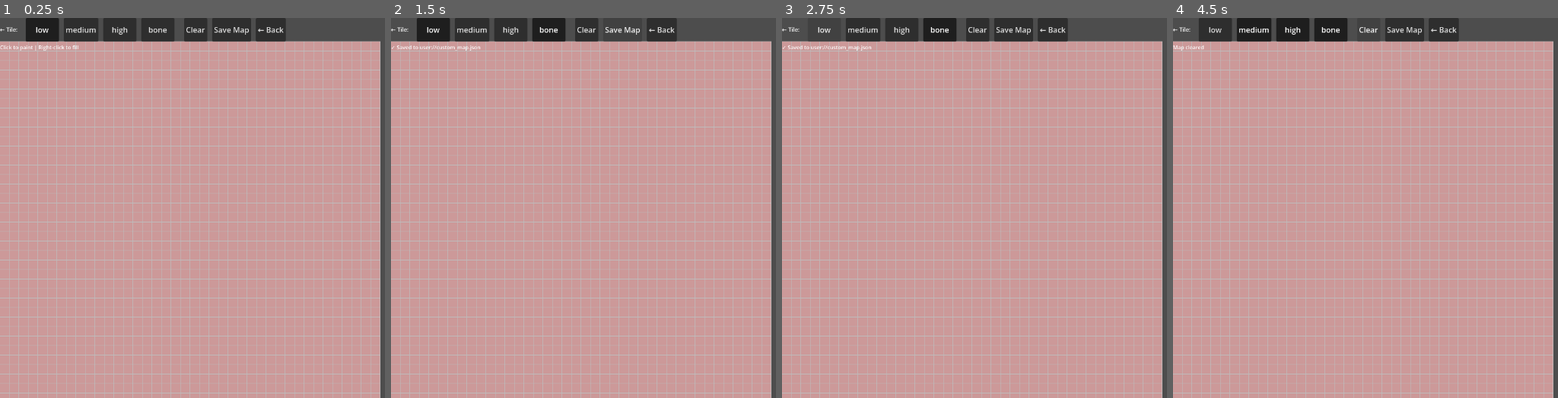
Above: before the commit, frames 1-4 (left to right).
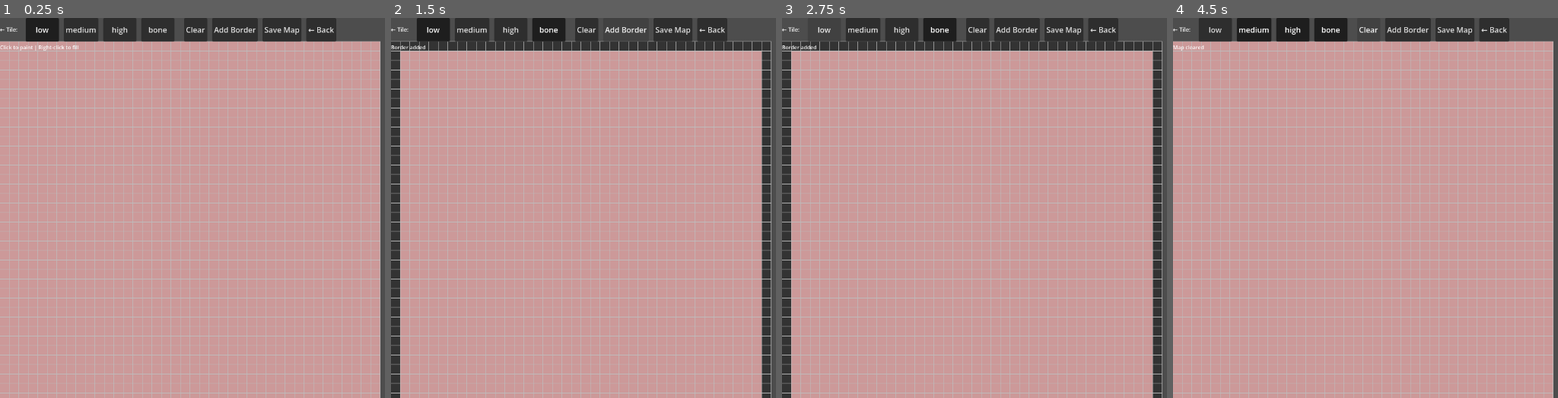
Above: after the commit, the same moments.

Repository: Habitas-Games/nano-bot
Game: Godot game, scene res://scenes/map_editor_scene.tscn
Same seed, same stepped clock (60 frames per second), same inputs: the game is played once before the commit and once after it. This scene is started directly instead of the project's main scene.
Inputs (mouse positions are in pixels of both pictures, inside the frame that each line leads up to):
- Up to frame 1 (0.25 s): no input
- Up to frame 2 (1.5 s): click "bone" at 0.5 s; click (625, 29) at 1.25 s, where only the run after the commit has a clickable "Add Border"
- Up to frame 3 (2.75 s): click "low" at 2 s
- Up to frame 4 (4.5 s): click "medium" at 2.75 s; click "high" at 3.5 s; click "Clear" at 4.25 s

The runs differ from the first frame. In frame 1, 1.0% of the frame differs, in the area x 55-88%, y 0-7%; in frame 2, 7.6%; in frame 3, 7.7%, in the area x 0-99%, y 0-100%; in frame 4, 1.0%.

Commit message:
Add border tool to map editor
NEW FEATURE:
- 'Add Border' button fills all edges with bone tiles
- Creates clear visual boundary of map limits
- Can be toggled before saving

Co-Authored-By: Claude Sonnet 4.6 <noreply@anthropic.com>

Diff:
--- a/src/ui/map_editor/map_editor.gd
+++ b/src/ui/map_editor/map_editor.gd
@@ -51,6 +51,11 @@
 	clear_btn.pressed.connect(_clear_map)
 	toolbar.add_child(clear_btn)
 
+	var border_btn := Button.new()
+	border_btn.text = "Add Border"
+	border_btn.pressed.connect(_add_border)
+	toolbar.add_child(border_btn)
+
 	var save_btn := Button.new()
 	save_btn.text = "Save Map"
 	save_btn.pressed.connect(_save_map)
@@ -79,6 +84,17 @@
 	_init_grid()
 	queue_redraw()
 	status_label.text = "Map cleared"
+
+func _add_border() -> void:
+	# Add bone border around all edges
+	for x in range(map_width):
+		grid[0][x] = "bone"
+		grid[map_height - 1][x] = "bone"
+	for y in range(map_height):
+		grid[y][0] = "bone"
+		grid[y][map_width - 1] = "bone"
+	queue_redraw()
+	status_label.text = "Border added"
 
 func _input(event: InputEvent) -> void:
 	if event is InputEventMouseButton and event.pressed:
